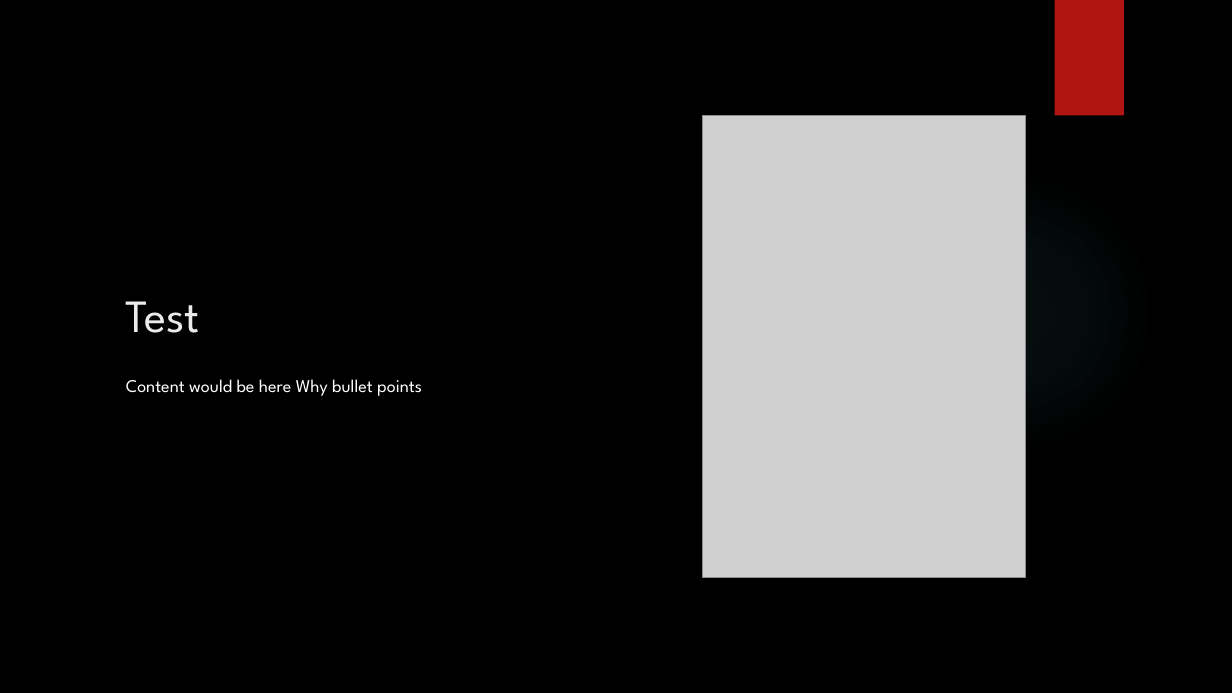
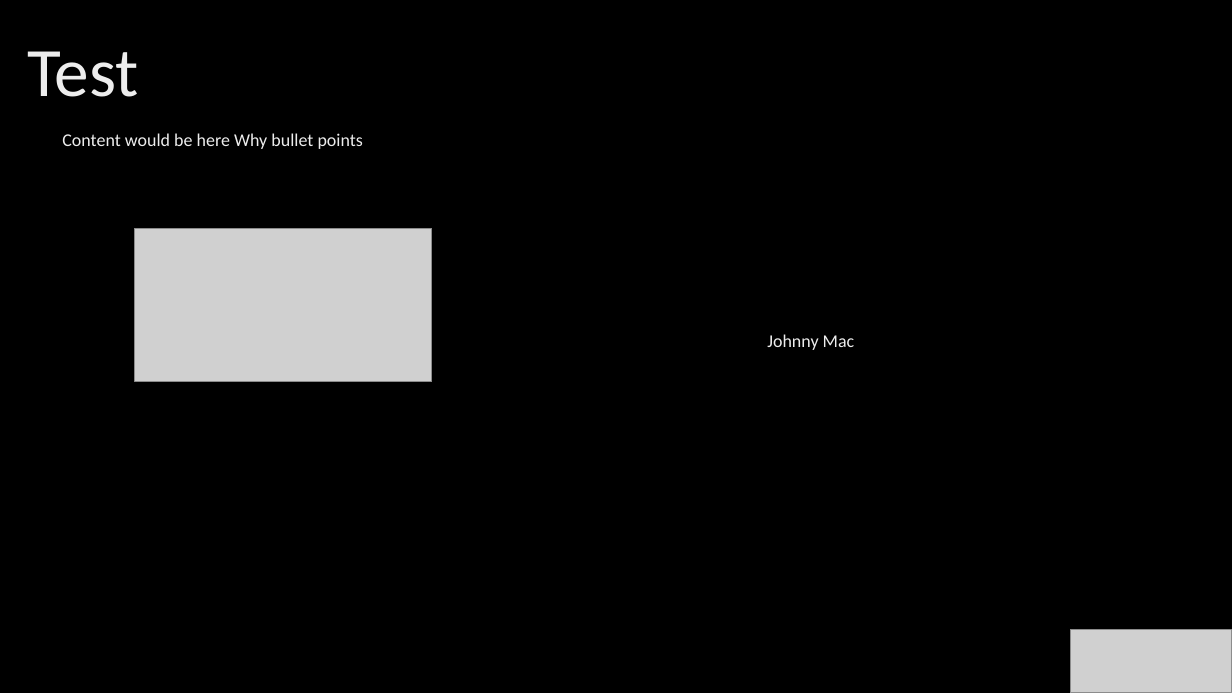
Before and after one commit to COMP2281/software-engineering-group24-25-09, a slide deck: slide 1 of backend/powerpoint/created_slides/test3.pptx. Drawn at 1232x693 pixels with LibreOffice and Linux fonts; fonts in the diff are those of the drawing; grey boxes stand for pictures; background and template pictures are left out. Boxes give left, top, right and bottom in pixels: in the first picture for what was removed or moved away, otherwise in the second. Text is boxed around its words. In the diff, an @@ line names an element or a change of style, - is before the commit and + after.

```diff
--- a/backend/powerpoint/created_slides/test3.pptx
+++ b/backend/powerpoint/created_slides/test3.pptx
@@ title "Test": place and size @@
-title "Test" at (126, 301, 200, 333)
+title "Test" at (27, 51, 139, 97)
@@ title "Test" at (27, 51, 139, 97): size 36 to 54 pt, font League Spartan to Calibri, text colour #EBEBEB to gradient #BFBFBF to #EDEDED to #FFFFFF; line spacing 1 to 0.9; vertical alignment bottom to middle @@
@@ rectangle removed at (1055, 0, 1124, 116) @@
@@ text "Content would be here Why ...": place and size @@
-text "Content would be here Why ..." at (126, 379, 422, 396)
+text "Content would be here Why ..." at (62, 133, 363, 149)
@@ text "Content would be here Why ..." at (62, 133, 363, 149): font League Spartan to Calibri, text colour #FFFFFF to gradient #BFBFBF to #EDEDED to #FFFFFF; line spacing 1 to 0.9 @@
@@ ellipse removed at (870, 169, 1154, 454) @@
@@ picture: place and size @@
-picture at (702, 116, 1026, 578)
+picture at (135, 228, 433, 383)
@@ text added at (767, 334, 855, 350), 14 pt, text gradient #BFBFBF to #EDEDED to #FFFFFF @@
+Johnny Mac
@@ picture added at (1070, 630, 1232, 693) @@
```
Also in this commit, not shown: 5 other files.
